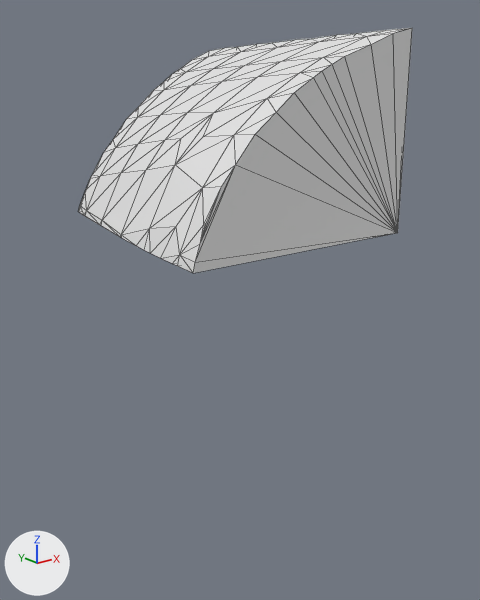
Renders of the glTF model assets/terrain/surface_pieces/surf_0_36.glb from each side of a commit.
The view is the same before and after, from a camera (50 mm lens) standing at (-113.47, -81.57, -27.86) and looking at (-106.6, -72.99, -31.3). Lighting does not change. The marker at lower left points along +X, +Y and +Z. The picture after the commit comes second. Mesh edges are drawn as thin lines. Where no turn or scale is listed for an object, it has been applied to the vertices.

Objects in the first picture: 'geometry_0'.
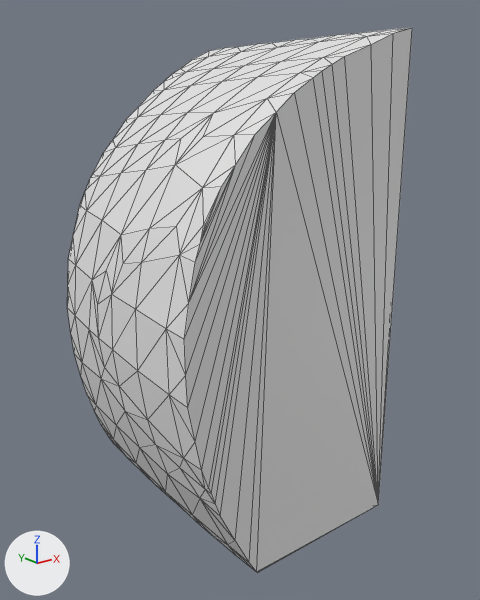
Where the change shows, as pixel boxes [x1, y1, x2, y2] in the pictures (480 x 600 px):
```json
{"object": "geometry_0", "change": "reshaped", "before": [78, 28, 412, 273], "after": [67, 28, 412, 573], "on screen": "122% taller"}
```

Scene script edits in JSON lines:
```json
{"block": "me_geometry_0", "where": "# used by ob_geometry_0; location = (0.0, 0.0, 0.0)"}
{"op": "remove", "block": "me_geometry_0", "code": "me_geometry_0.from_pydata(...)  # 96 vertices, 188 faces; spans x -108.94..-105.0, y -75.0..-70.0, z -30.0..-26.97"}
{"op": "add", "block": "me_geometry_0", "code": "me_geometry_0.from_pydata(...)  # 152 vertices, 300 faces; spans x -109.1..-105.0, y -75.0..-70.0, z -35.0..-26.97"}
{"block": "me_geometry_0", "change": "me_geometry_0 part 1"}
{"block": "me_geometry_0", "change": "18 vertices are removed from x -108.94..-105.0, y -75.0..-70.0, z -30.0"}
{"block": "me_geometry_0", "change": "76 faces are deleted"}
{"block": "me_geometry_0", "change": "74 vertices are added at x -109.1..-105.0, y -75.0..-70.0, z -35.0..-30.16"}
{"block": "me_geometry_0", "change": "188 new faces join them"}
```
